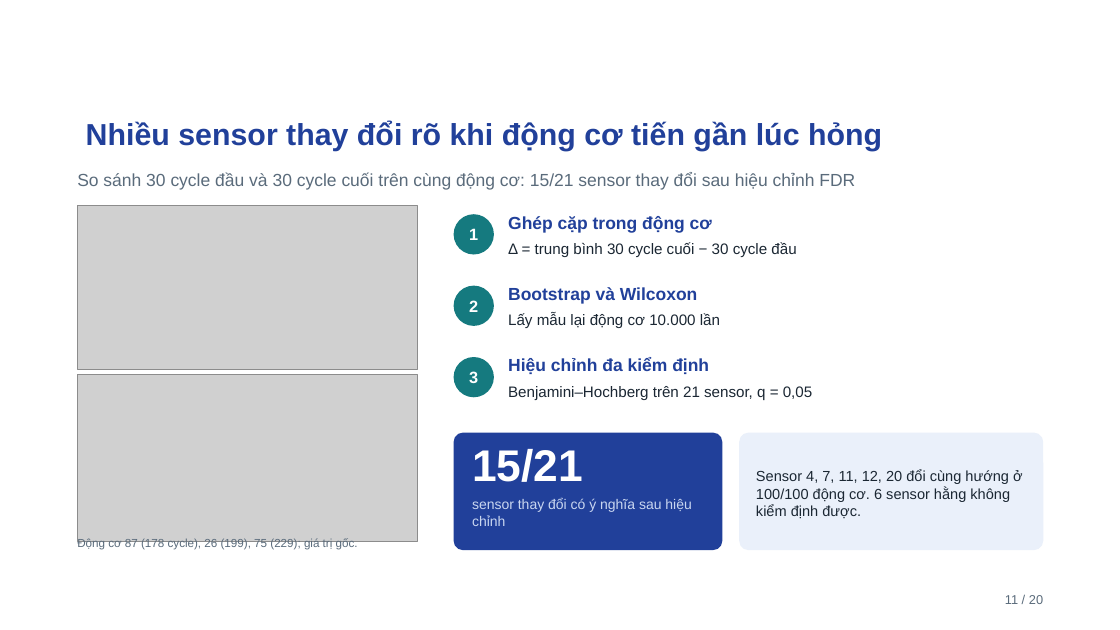
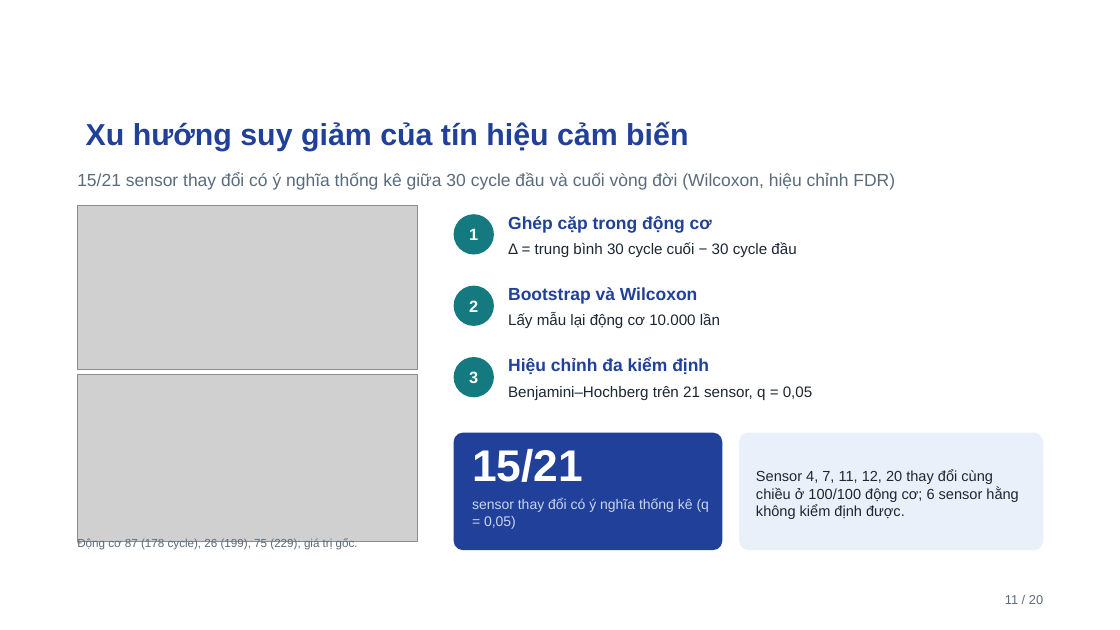
Before and after one commit to ti014/tinasa-cmapss-rul-prediction, a slide deck: slide 11 of slides/cmapss_fd001_presentation.pptx. Drawn at 1120x630 pixels with LibreOffice and Linux fonts; fonts in the diff are those of the drawing; grey boxes stand for pictures; background and template pictures are left out. Boxes give left, top, right and bottom in pixels: in the first picture for what was removed or moved away, otherwise in the second. Text is boxed around its words. In the diff, an @@ line names an element or a change of style, - is before the commit and + after.

```diff
--- a/slides/cmapss_fd001_presentation.pptx
+++ b/slides/cmapss_fd001_presentation.pptx
@@ title at <box>86,121,688,151</box>: text changed @@
-Nhiều sensor thay đổi rõ khi động cơ tiến gần lúc hỏng
+Xu hướng suy giảm của tín hiệu cảm biến
@@ text at <box>77,173,895,190</box>: text changed @@
-So sánh 30 cycle đầu và 30 cycle cuối trên cùng động cơ: 15/21 sensor thay đổi sau hiệu chỉnh FDR
+15/21 sensor thay đổi có ý nghĩa thống kê giữa 30 cycle đầu và cuối vòng đời (Wilcoxon, hiệu chỉnh FDR)
@@ text at <box>756,470,1018,519</box>: text changed @@
-Sensor 4, 7, 11, 12, 20 đổi cùng hướng ở 100/100 động cơ. 6 sensor hằng không kiểm định được.
+Sensor 4, 7, 11, 12, 20 thay đổi cùng chiều ở 100/100 động cơ; 6 sensor hằng không kiểm định được.
@@ text at <box>472,498,709,529</box>: text changed @@
-sensor thay đổi có ý nghĩa sau hiệu chỉnh
+sensor thay đổi có ý nghĩa thống kê (q = 0,05)
```
Also in this commit, not shown: 19 other slides changed, 24 other files.
